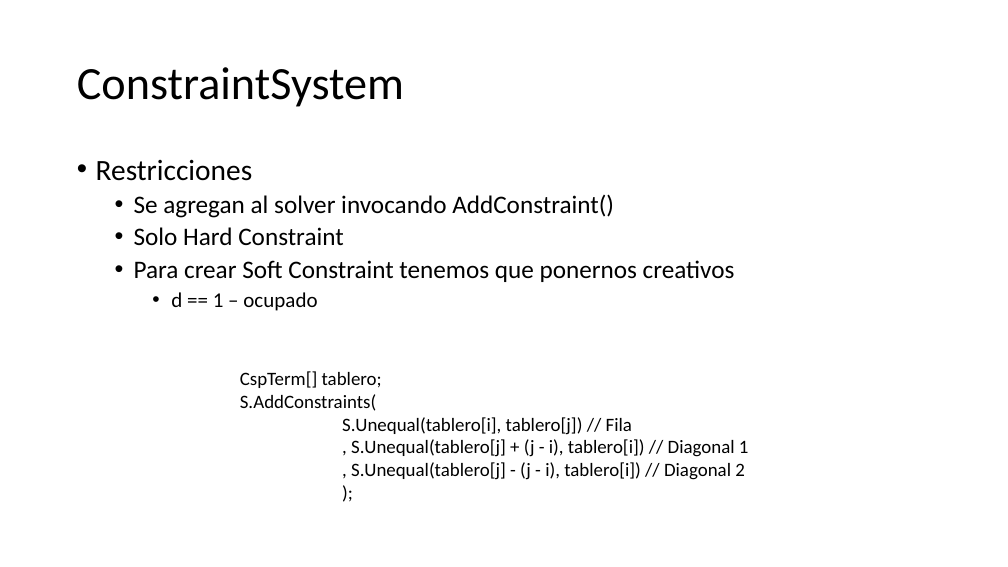
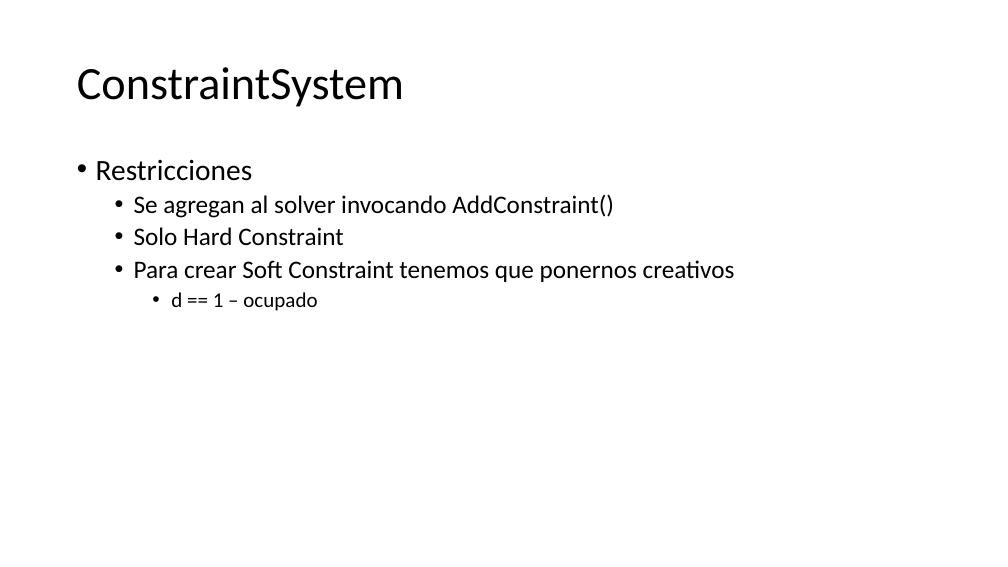
Before and after one commit to victordpc/ProgramacionRestricciones, a slide deck: slide 6 of Presentacion/Solver Foundation.pptx (slide 5 before the commit). Drawn at 1008x567 pixels with LibreOffice and Linux fonts; fonts in the diff are those of the drawing. Boxes give left, top, right and bottom in pixels: in the first picture for what was removed or moved away, otherwise in the second. Text is boxed around its words. In the diff, an @@ line names an element or a change of style, - is before the commit and + after.

```diff
--- a/Presentacion/Solver Foundation.pptx
+++ b/Presentacion/Solver Foundation.pptx
@@ text removed at [240,371,749,480] @@
-CspTerm[] tablero;
-S.AddConstraints(
-S.Unequal(tablero[i], tablero[j]) // Fila
-, S.Unequal(tablero[j] + (j - i), tablero[i]) // Diagonal 1
-, S.Unequal(tablero[j] - (j - i), tablero[i]) // Diagonal 2
-);
```
Also in this commit, not shown: 5 other slides changed, 1 slide added.
